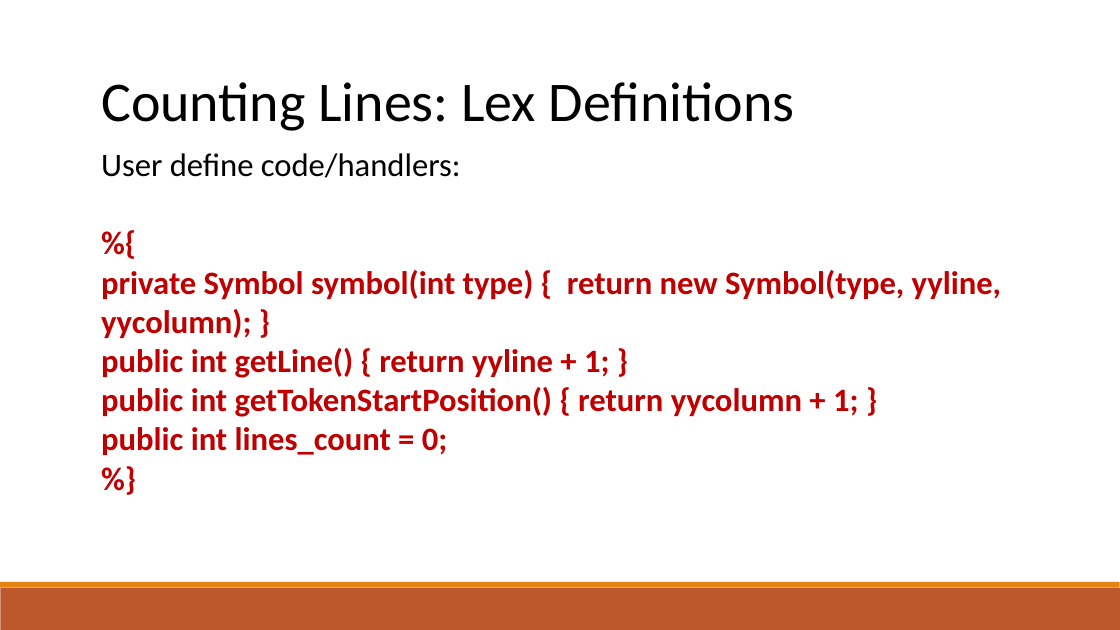
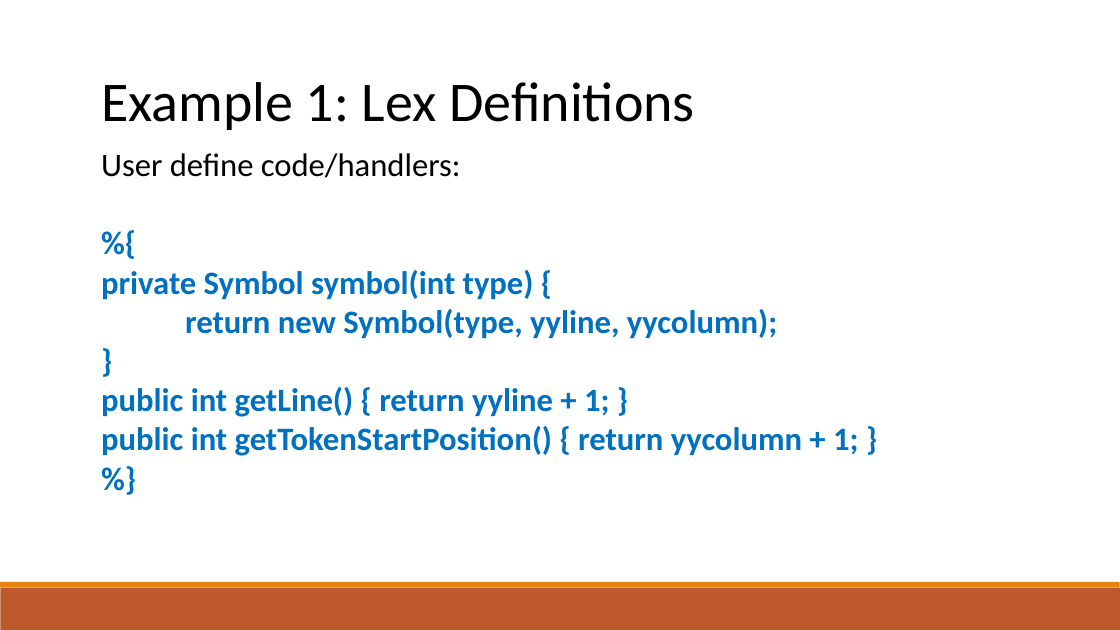
Before and after one commit to raghadzeidan/COMPILATION_TAU_FOR_STUDENTS, a slide deck: slide 89 of new_slides/lexical_analysis.pptx (slide 88 before the commit). Drawn at 1120x630 pixels with LibreOffice and Linux fonts; fonts in the diff are those of the drawing. Boxes give left, top, right and bottom in pixels: in the first picture for what was removed or moved away, otherwise in the second. Text is boxed around its words. In the diff, an @@ line names an element or a change of style, - is before the commit and + after.

```diff
--- a/new_slides/lexical_analysis.pptx
+++ b/new_slides/lexical_analysis.pptx
@@ text at (101, 82, 695, 130): text changed @@
-Counting Lines: Lex Definitions
+Example 1: Lex Definitions
@@ text at (101, 270, 777, 338): text changed; text colour #C00000 to #0070C0 @@
-private Symbol symbol(int type) { return new Symbol(type, yyline, yycolumn); }
+private Symbol symbol(int type) {
+return new Symbol(type, yyline, yycolumn);
+}
@@ text at (101, 387, 859, 456): text colour #C00000 to #0070C0 in "%{", "public int getLine() { return yyline + ...", "public int getTokenStartPosition() { return yycolumn + ...", "%}" @@
@@ text at (101, 427, 448, 455): paragraph removed @@
-public int lines_count = 0;
```
Also in this commit, not shown: 17 other slides changed, 23 slides added, 1 other file.
